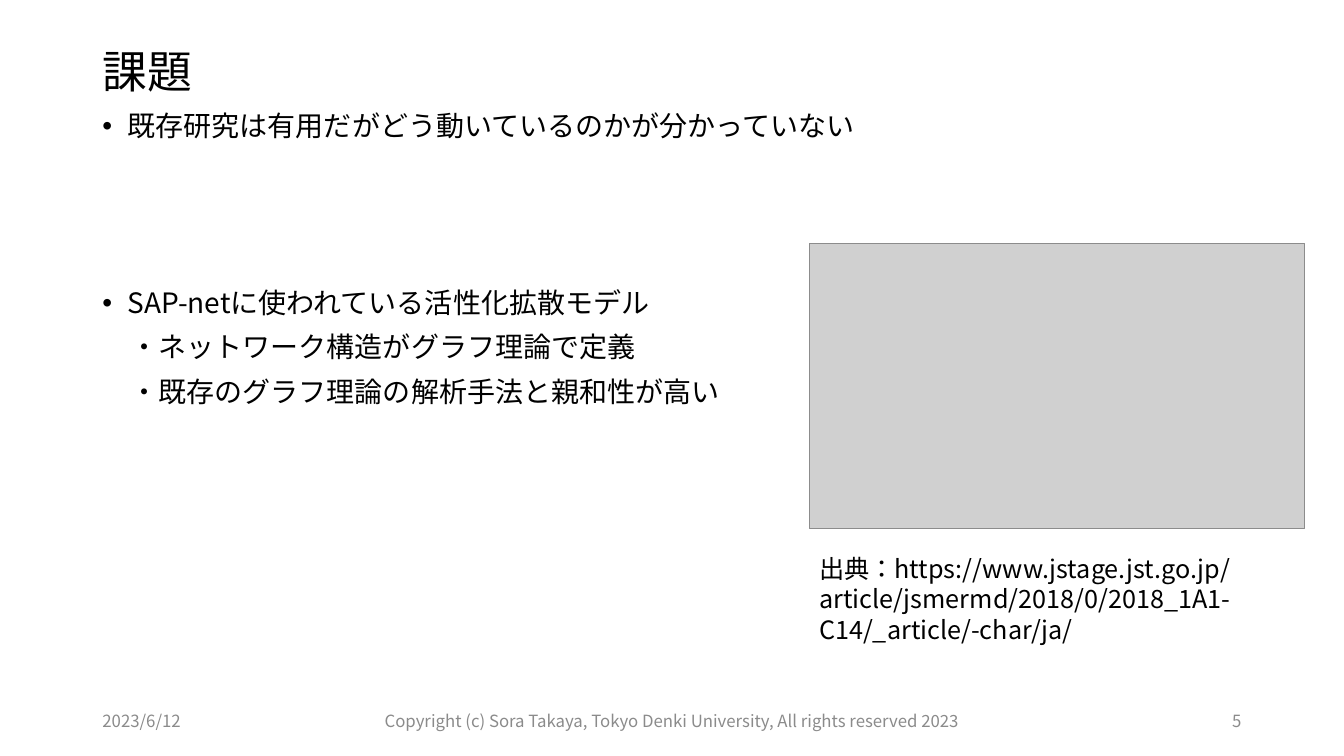
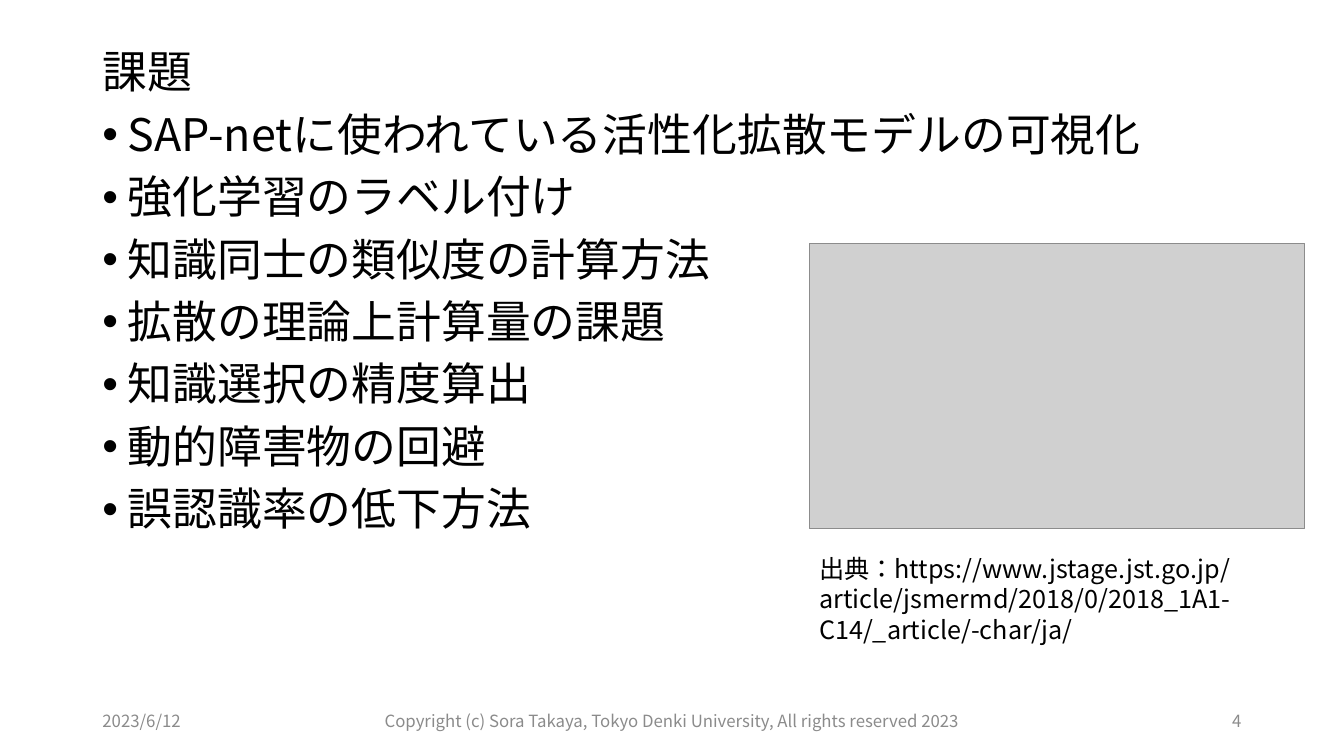
Before and after one commit to Tsora1216/Intelligent_Information_System_Lab, a slide deck: slide 4 of 990_【火】研究会/20230613_01_高矢_研究会/20230613_高矢_研究会.pptx (slide 5 before the commit). Drawn at 1344x756 pixels with LibreOffice and Linux fonts; fonts in the diff are those of the drawing; grey boxes stand for pictures. Boxes give left, top, right and bottom in pixels: in the first picture for what was removed or moved away, otherwise in the second. Text is boxed around its words. In the diff, an @@ line names an element or a change of style, - is before the commit and + after.

```diff
--- a/990_【火】研究会/20230613_01_高矢_研究会/20230613_高矢_研究会.pptx
+++ b/990_【火】研究会/20230613_01_高矢_研究会/20230613_高矢_研究会.pptx
@@ text at <box>128,113,1141,529</box>: text changed; size 20 to 32 pt @@
-• 既存研究は有用だがどう動いているのかが分かっていない
-• SAP-netに使われている活性化拡散モデル
-・ネットワーク構造がグラフ理論で定義
-・既存のグラフ理論の解析手法と親和性が高い
+• SAP-netに使われている活性化拡散モデルの可視化
+• 強化学習のラベル付け
+• 知識同士の類似度の計算方法
+• 拡散の理論上計算量の課題
+• 知識選択の精度算出
+• 動的障害物の回避
+• 誤認識率の低下方法
@@ page number at <box>1232,715,1241,727</box>: text changed @@
-5
+4
```
Also in this commit, not shown: 9 other slides changed, 2 slides added, 1 slide removed, 17 other files.
